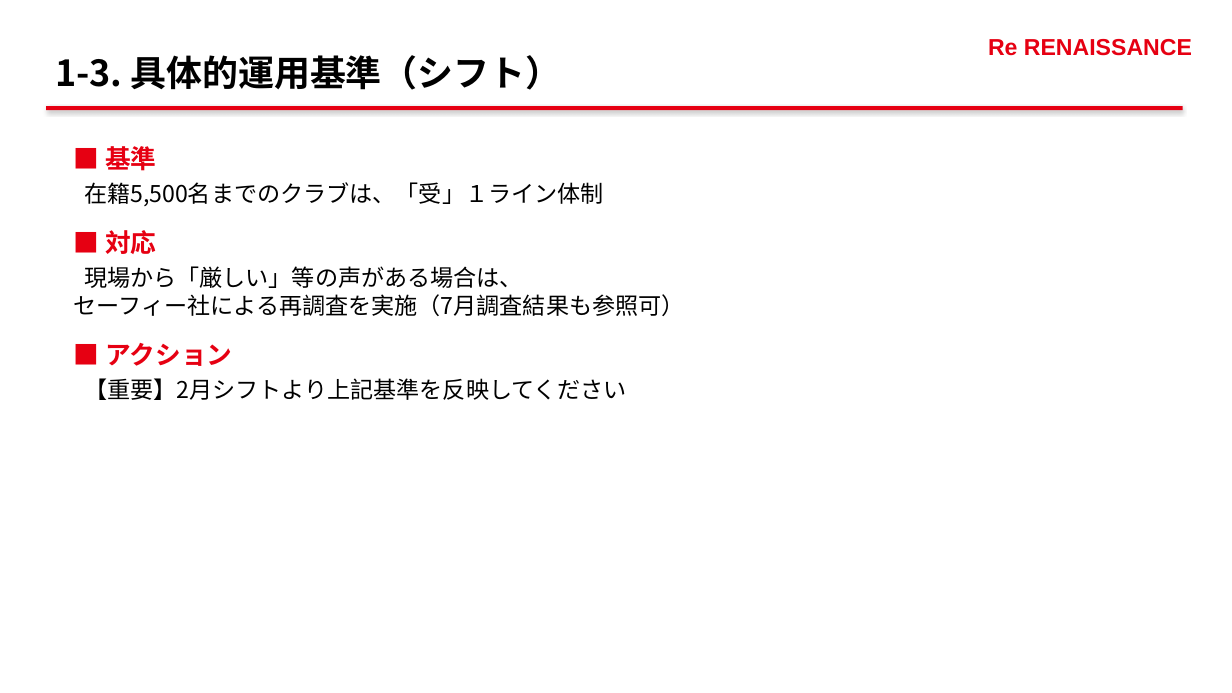
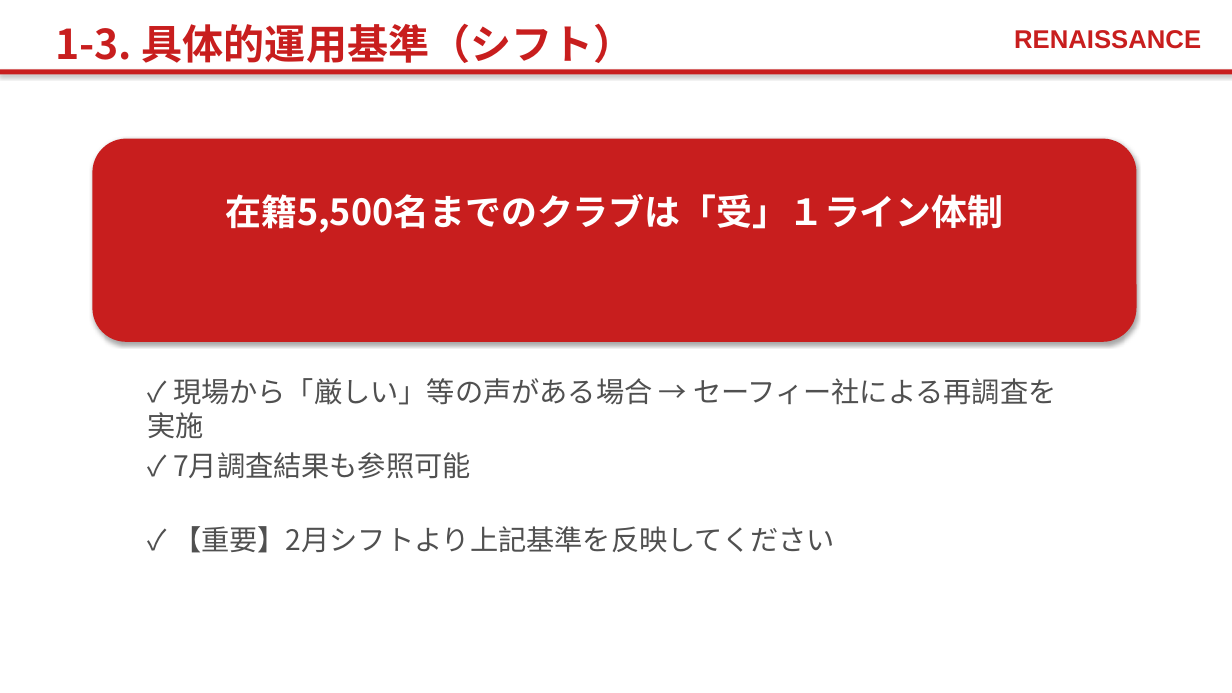
Before and after one commit to pippo2734/my-claude-skills, a slide deck: slide 9 of RURA_followup_mtg.pptx. Drawn at 1232x693 pixels with LibreOffice and Linux fonts; fonts in the diff are those of the drawing. Boxes give left, top, right and bottom in pixels: in the first picture for what was removed or moved away, otherwise in the second. Text is boxed around its words. In the diff, an @@ line names an element or a change of style, - is before the commit and + after.

```diff
--- a/RURA_followup_mtg.pptx
+++ b/RURA_followup_mtg.pptx
@@ text "1-3. 具体的運用基準（シフト）" moved from (x1=55, y1=55, x2=562, y2=90) to (x1=55, y1=24, x2=635, y2=70) @@
@@ text "1-3. 具体的運用基準（シフト）" at (x1=55, y1=24, x2=635, y2=70): size 28 to 32 pt, text colour #000000 to #C81E1E @@
@@ text at (x1=1014, y1=30, x2=1201, y2=49): text changed; size 18 to 20 pt; text colour #E60012 to #C81E1E @@
-Re RENAISSANCE
+RENAISSANCE
@@ rectangle resized from (x1=46, y1=106, x2=1183, y2=110) to (x1=0, y1=69, x2=1232, y2=75) @@
@@ rectangle at (x1=0, y1=69, x2=1232, y2=75): fill #E60012 to #C81E1E @@
@@ rounded rectangle added at (x1=92, y1=139, x2=1137, y2=342), fill #C81E1E @@
@@ text added at (x1=225, y1=194, x2=1003, y2=233), 28 pt, text #FFFFFF, bold @@
+在籍5,500名までのクラブは「受」１ライン体制
@@ text at (x1=148, y1=378, x2=1056, y2=438): text changed; size 18 to 22 pt; text colour #000000 to #505050 @@
-■ 基準
-在籍5,500名までのクラブは、「受」１ライン体制
-■ 対応
-現場から「厳しい」等の声がある場合は、
-セーフィー社による再調査を実施（7月調査結果も参照可）
-■ アクション
-【重要】2月シフトより上記基準を反映してください
+✓ 現場から「厳しい」等の声がある場合 → セーフィー社による再調査を実施
@@ text added at (x1=173, y1=452, x2=471, y2=479), 22 pt, text #505050 @@
+✓ 7月調査結果も参照可能
@@ text added at (x1=173, y1=526, x2=835, y2=553), 22 pt, text #505050 @@
+✓ 【重要】2月シフトより上記基準を反映してください
```
Also in this commit, not shown: 19 other slides changed, 1 other file.
